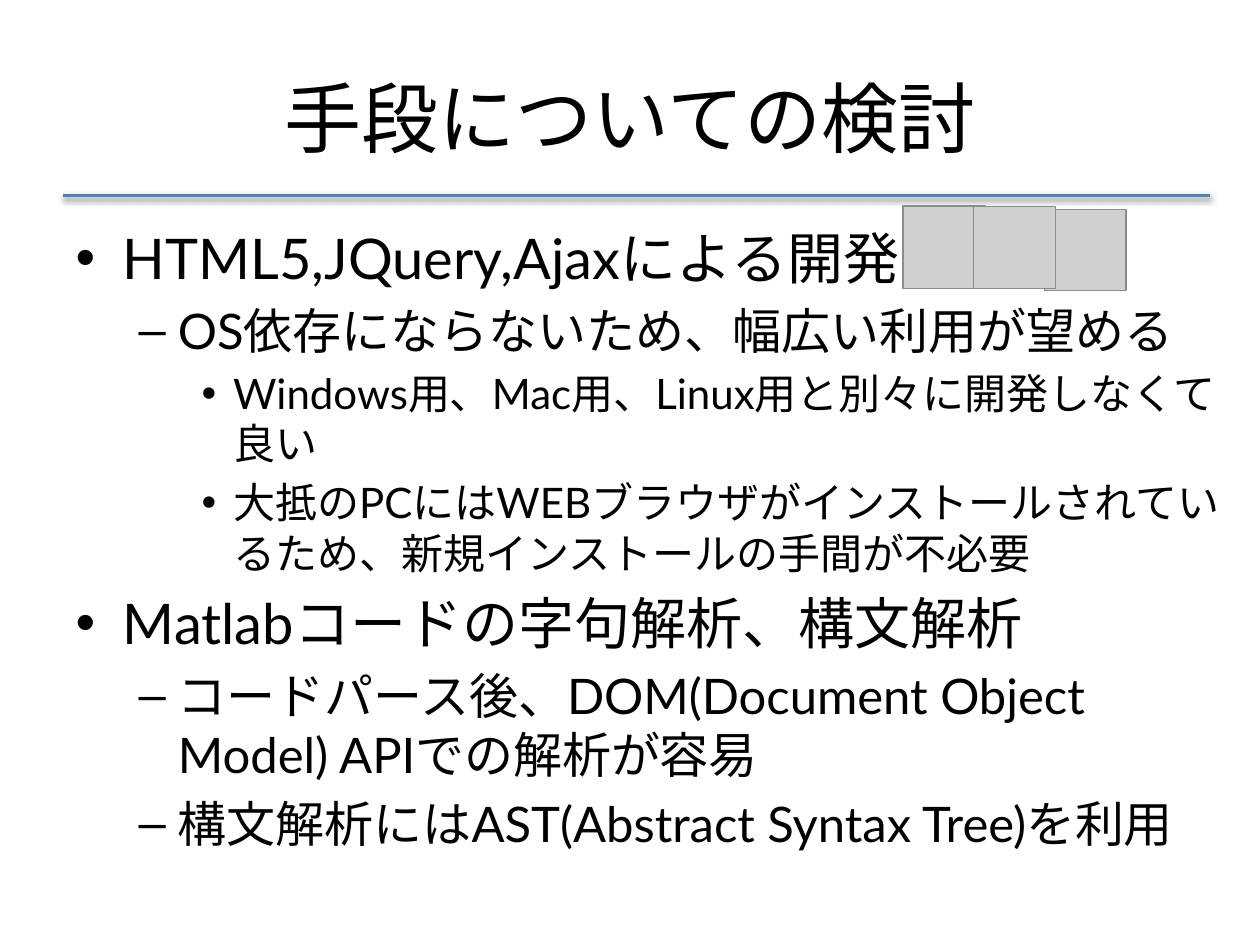
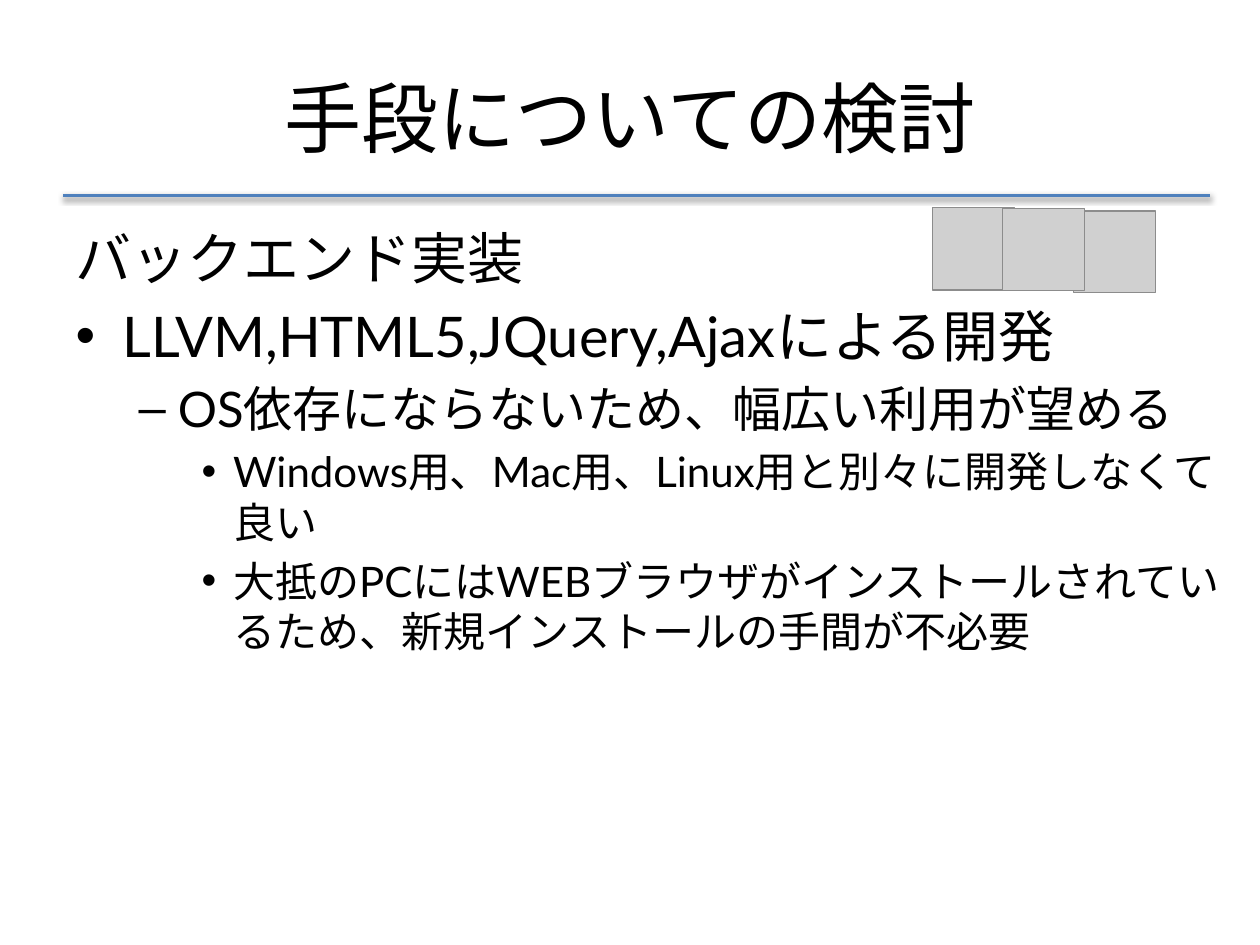
Before and after one commit to f-akazawa/akaz_uecdevelop, a slide deck: slide 20 of doc/中間発表資料.pptx (slide 17 before the commit). Drawn at 1260x945 pixels with LibreOffice and Linux fonts; fonts in the diff are those of the drawing; grey boxes stand for pictures. Boxes give left, top, right and bottom in pixels: in the first picture for what was removed or moved away, otherwise in the second. Text is boxed around its words. In the diff, an @@ line names an element or a change of style, - is before the commit and + after.

```diff
--- a/doc/中間発表資料.pptx
+++ b/doc/中間発表資料.pptx
@@ 3 pictures: place and size @@
-3 pictures at [903, 207, 1126, 291]
+3 pictures at [932, 208, 1155, 292]
@@ text at [76, 232, 1055, 367]: text changed @@
-• HTML5,JQuery,Ajaxによる開発
+バックエンド実装
+• LLVM,HTML5,JQuery,Ajaxによる開発
@@ text at [123, 597, 1173, 851]: paragraphs removed @@
-• Matlabコードの字句解析、構文解析
-  – コードパース後、DOM(Document Object Model) APIでの解析が容易
-  – 構文解析にはAST(Abstract Syntax Tree)を利用
```
Also in this commit, not shown: 10 other slides changed, 3 slides added, 1 slide removed.
